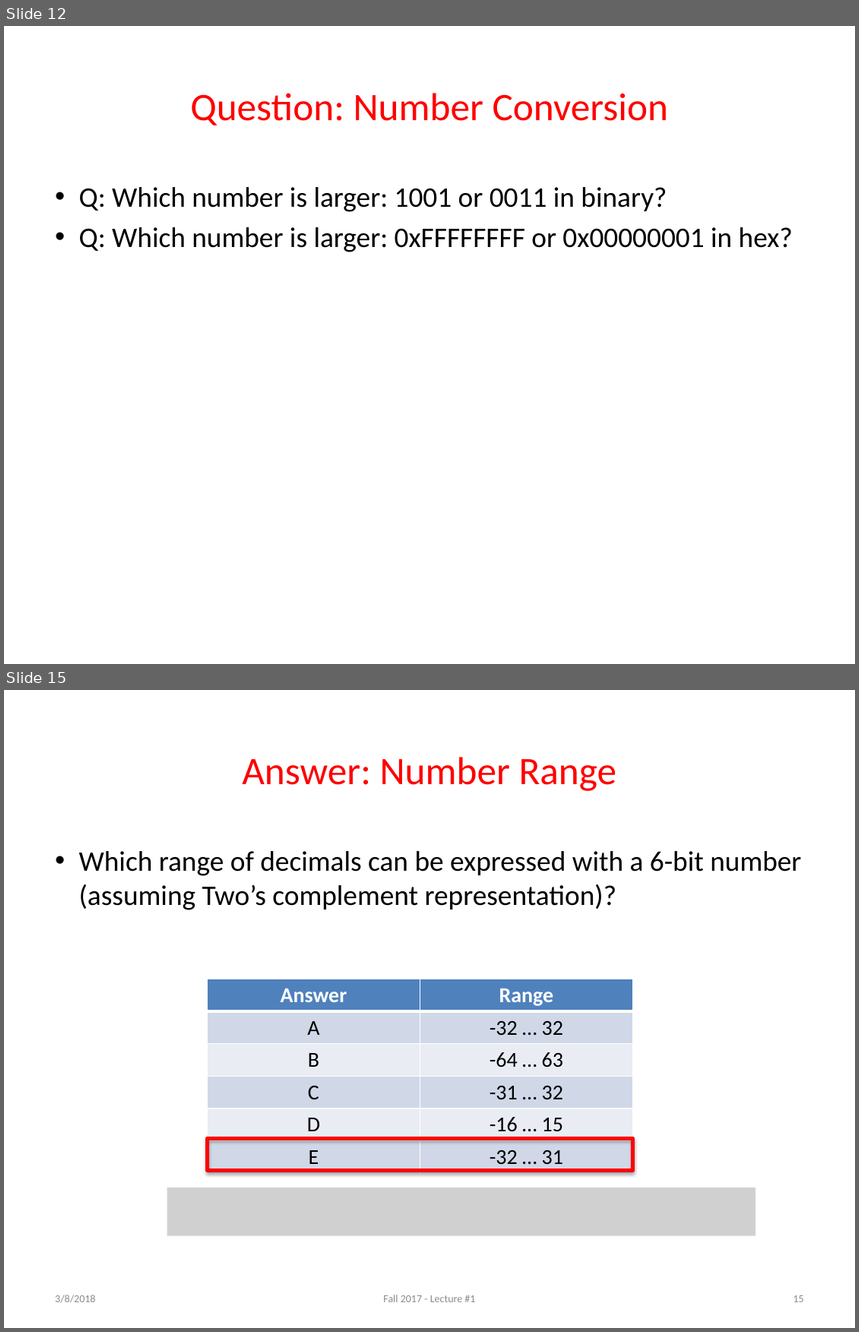
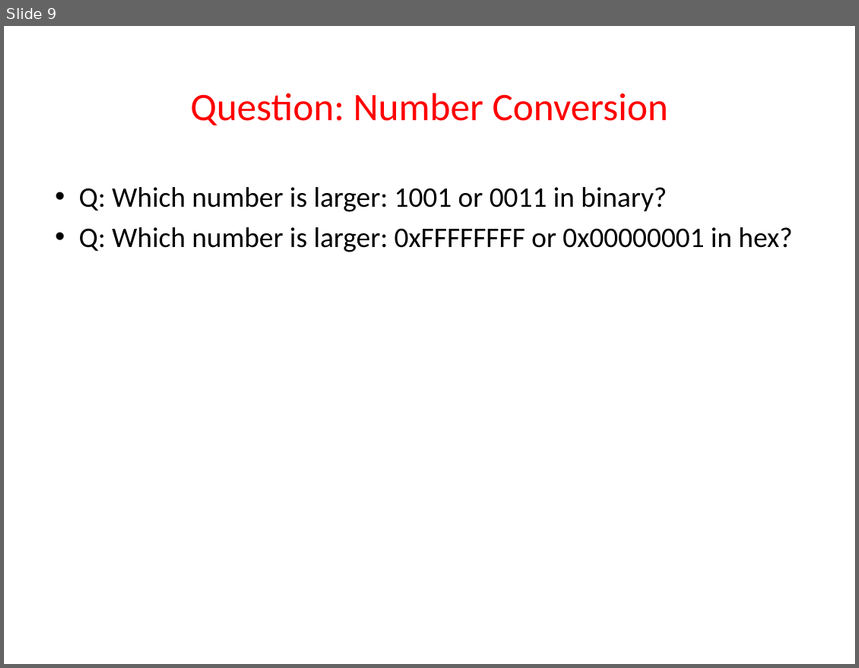
Before and after one commit to guhofstra/CSC111Fa25, a slide deck: PPTs/L1 Data Representation Exercises.pptx. Shown one above the other, each under a label of ours: slides 12 and 15 before the commit, slide 9 after it; the slides between them are not shown. The pictures are 859x1332 and 859x668 pixels, drawn with LibreOffice and Linux fonts; fonts in the diff are those of the drawing; grey boxes stand for pictures. Boxes give left, top, right and bottom in pixels: in the first picture for what was removed or moved away, otherwise in the second. Text is boxed around its words. In the diff, an @@ line names an element or a change of style, - is before the commit and + after.

```diff
--- a/PPTs/L1 Data Representation Exercises.pptx
+++ b/PPTs/L1 Data Representation Exercises.pptx
@@ slide 15 removed at (x1=4, y1=690, x2=855, y2=1328), background #FFFFFF @@
@@ title removed at (x1=242, y1=757, x2=617, y2=791) @@
-Answer: Number Range
@@ text removed at (x1=79, y1=851, x2=801, y2=910) @@
-• Which range of decimals can be expressed with a 6-bit number (assuming Two’s complement representation)?
@@ table removed at (x1=208, y1=980, x2=633, y2=1173), 6 rows, 2 columns @@
-Answer | Range
-A | -32 … 32
-B | -64 … 63
-C | -31 … 32
-D | -16 … 15
-E | -32 … 31
@@ rectangle removed at (x1=208, y1=1138, x2=633, y2=1171) @@
@@ picture removed at (x1=167, y1=1188, x2=756, y2=1236) @@
@@ text removed at (x1=55, y1=1295, x2=95, y2=1303) @@
-3/8/2018
@@ text removed at (x1=383, y1=1295, x2=475, y2=1303) @@
-Fall 2017 - Lecture #1
@@ page number removed at (x1=794, y1=1296, x2=804, y2=1303) @@
-15
@@ what was slide 12 is now slide 9 @@
```
Also in this commit, not shown: 4 slides changed, 10 other slides removed, 43 other files.
